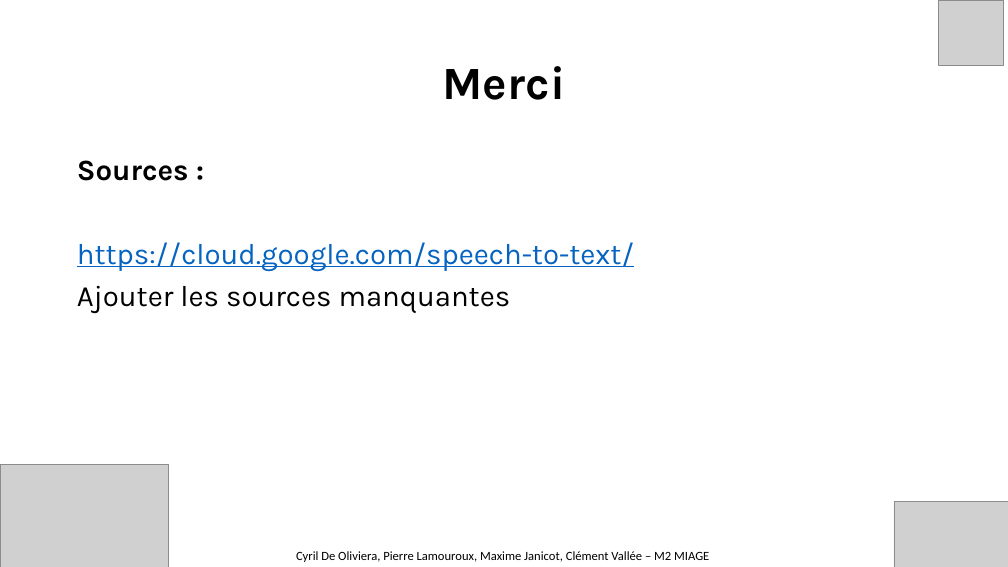
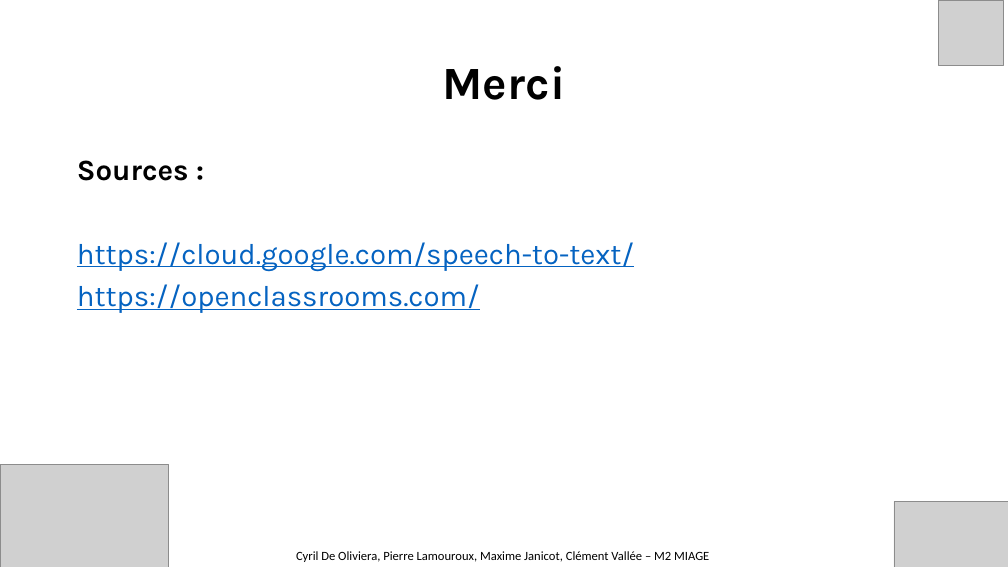
Before and after one commit to MrFrostiesK/SpeechtoText_API, a slide deck: slide 8 of CourtaudPPT/PPT_Presentation.pptx. Drawn at 1008x567 pixels with LibreOffice and Linux fonts; fonts in the diff are those of the drawing; grey boxes stand for pictures. Boxes give left, top, right and bottom in pixels: in the first picture for what was removed or moved away, otherwise in the second. Text is boxed around its words. In the diff, an @@ line names an element or a change of style, - is before the commit and + after.

```diff
--- a/CourtaudPPT/PPT_Presentation.pptx
+++ b/CourtaudPPT/PPT_Presentation.pptx
@@ text at [77, 284, 480, 313]: text changed; text colour #000000 to #0563C1 @@
-Ajouter les sources manquantes
+https://openclassrooms.com/
```
Also in this commit, not shown: 6 other slides changed, 5 other files.
